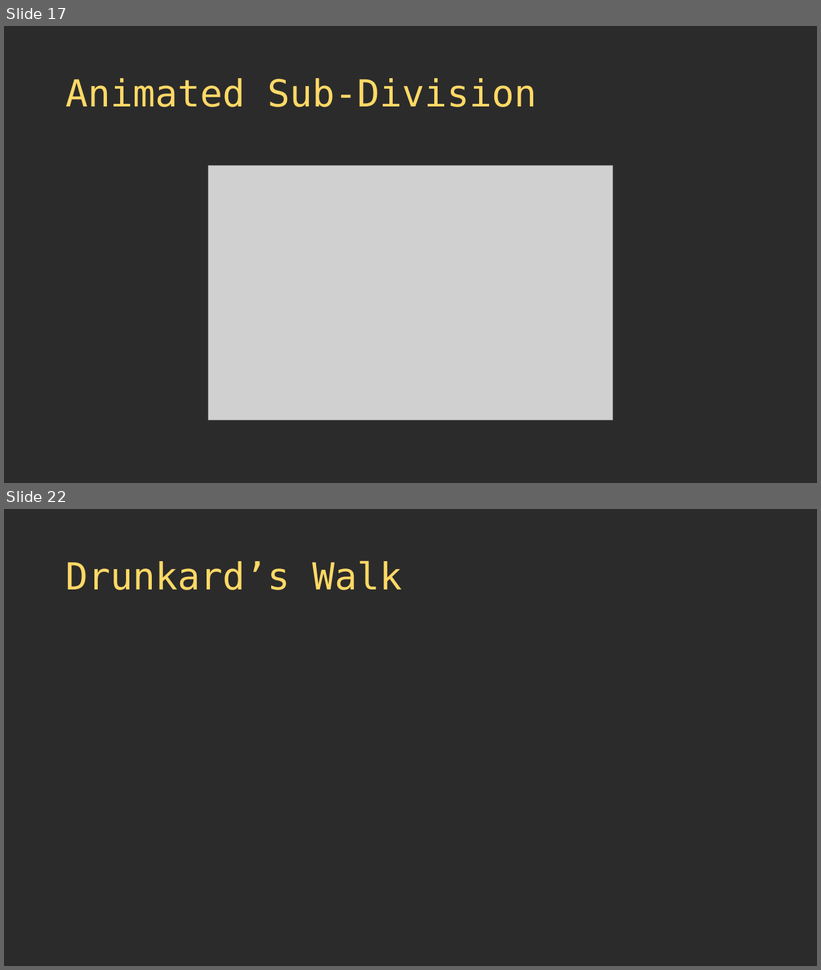
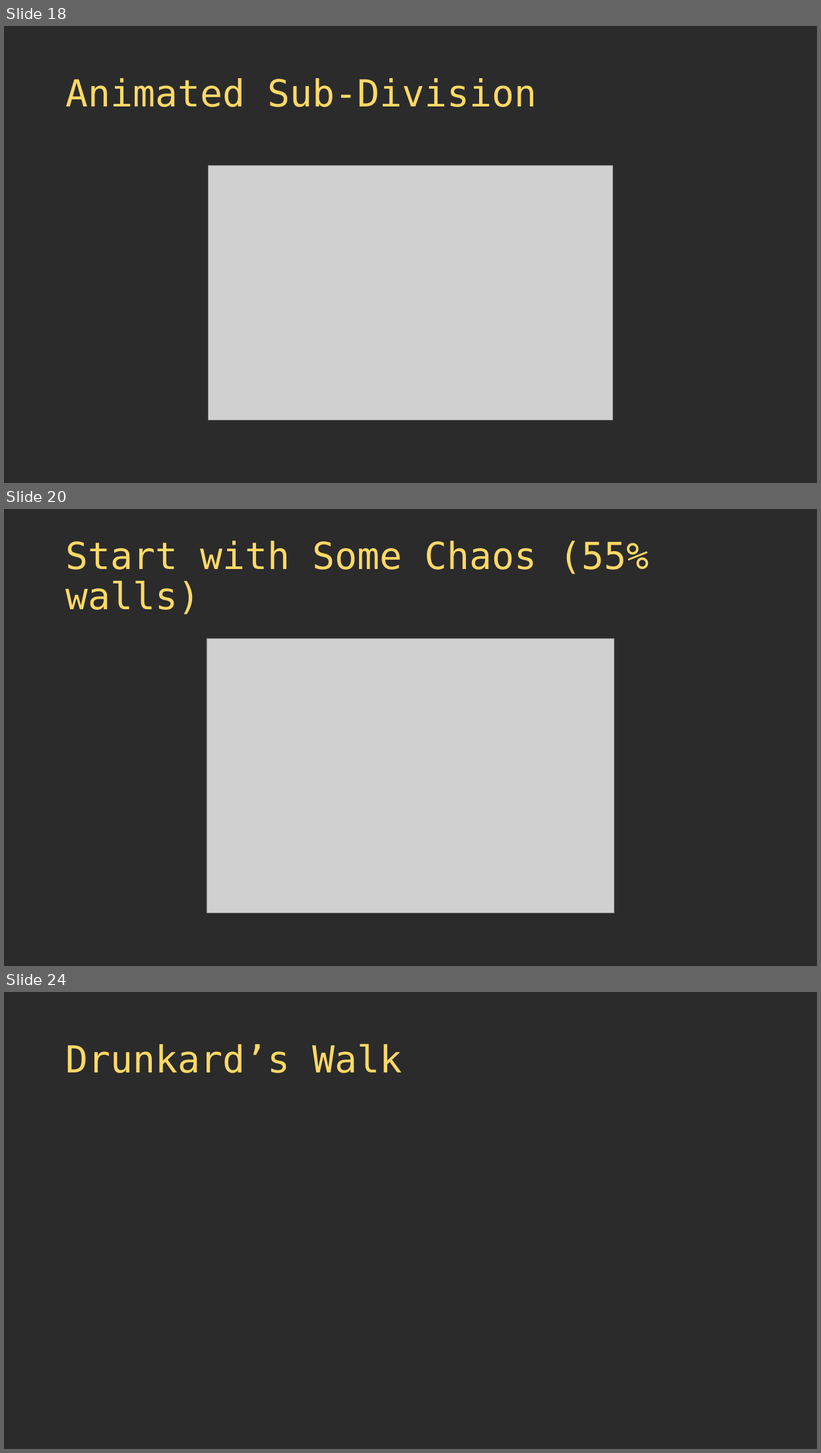
Before and after one commit to thebracket/roguelike-celebration-2020, a slide deck: Procedural Map Generation Techniques.pptx. Shown one above the other, each under a label of ours: slides 17 and 22 before the commit, slides 18, 20 and 24 after it; the slides between them are not shown. The pictures are 821x970 and 821x1453 pixels, drawn with LibreOffice and Linux fonts; fonts in the diff are those of the drawing; grey boxes stand for pictures; background and template pictures are left out; a plain dark background stands for a picture behind light text. Boxes give left, top, right and bottom in pixels: in the first picture for what was removed or moved away, otherwise in the second. Text is boxed around its words. In the diff, an @@ line names an element or a change of style, - is before the commit and + after.

```diff
--- a/Procedural Map Generation Techniques.pptx
+++ b/Procedural Map Generation Techniques.pptx
@@ slide 20 added at box(4, 509, 817, 966), background picture (left out) @@
@@ title added at box(66, 541, 649, 615), 44 pt, text #FFD966 @@
+Start with Some Chaos (55% walls)
@@ picture added at box(207, 639, 614, 914) @@
@@ what was slide 17 is now slide 18 @@
@@ what was slide 22 is now slide 24 @@
```
Also in this commit, not shown: 2 slides changed, 4 other slides added, 3 slides removed, 6 other files.
